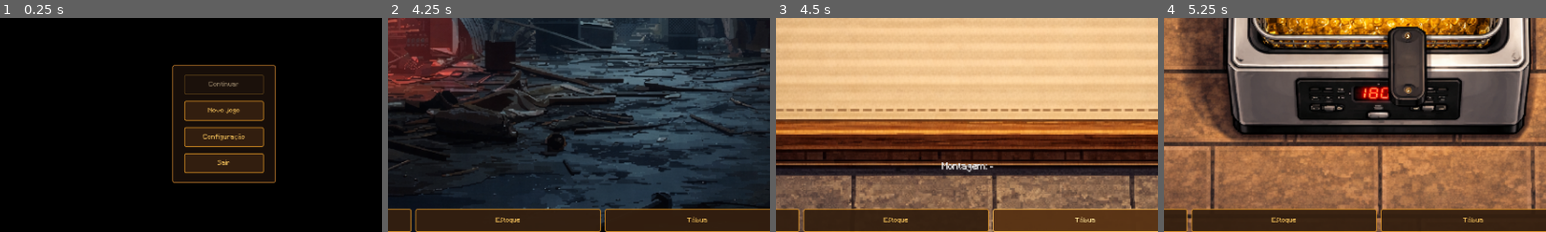
Above: before the commit, frames 1-4 (left to right).
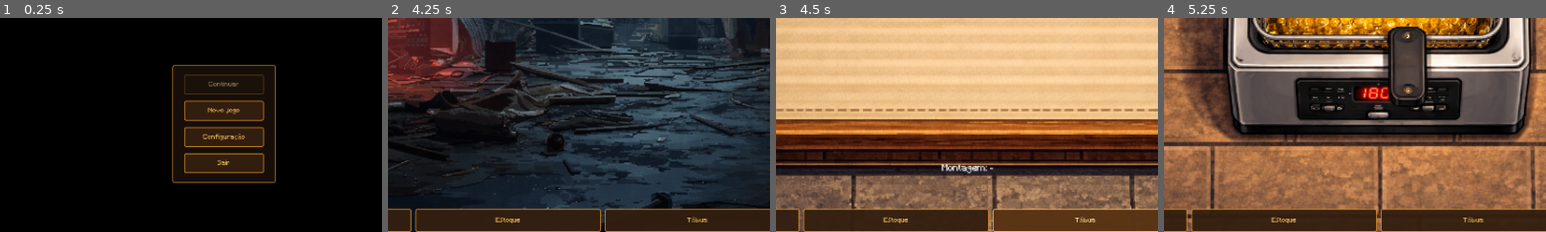
Above: after the commit, the same moments.

Repository: JoaoChi/SuxiiGodotGame
Game: Godot game, scene res://scenes/main_menu.tscn
Two runs of this game, one before a commit and one after it. Both use one fixed random seed, a clock stepped at 60 frames per second and the inputs below. Video files are missing from this copy of the repository; at most half a second of black plays in their place.
Inputs:
- Up to frame 1 (0.25 s): no input
- Up to frame 2 (4.25 s): click "Novo jogo" at 0.5 s; click "Balcão" at 1.25 s; click "Estoque" at 2 s; click "Tábua de corte (+5 arroz, sal…" at 2.75 s; click "Pacote de Arroz ($5)" at 3.5 s
- Up to frame 3 (4.5 s): click "Tábua" at 4.25 s
- Up to frame 4 (5.25 s): click "Fritura" at 5 s
The pictures show only the part of the screen within x 22-72%, y 50-100%; the shares and areas given below are measured in that part.

Frames 1-2 are identical in both runs. In frame 3, 0.3% of the frame differs, in the area x 43-57%, y 67-73%; in frame 4, nothing differs.

Commit message:
Feedback pós-entrega no balcão, pausa maior e ordem Entregar/Lixeira na Tábua
Made-with: Cursor

Diff:
--- a/scripts/game.gd
+++ b/scripts/game.gd
@@ -28,6 +28,8 @@
 const COLUNA_PRINCIPAL_OFFSET_DIR := -136.0
 const COLUNA_PRINCIPAL_OFFSET_TOP := 96.0
 const COLUNA_PRINCIPAL_OFFSET_BOT := -148.0
+## Tempo no balcão para ler o feedback do cliente antes do próximo pedido (entrega / tempo esgotado).
+const SEGUNDOS_PAUSA_FEEDBACK_PEDIDO := 6.0
 
 @onready var label_hud: Label = $HUDSuperior/HBoxHUD/PainelHUDDinheiro/LabelHUDUX
 @onready var label_status: Label = $HUDSuperior/HBoxHUD/LabelStatusUX
@@ -398,8 +400,13 @@
 	vbox_mont.add_child(lab_mont)
 	_labels_lista_ingredientes.append(lab_mont)
 
-	if is_instance_valid(btn_entregar):
-		btn_entregar.reparent(vbox_mont)
+	# Descarte (lixeira) em cima, entrega em baixo — ordem invertida em relação ao layout antigo.
+	var btn_lixeira_n: Node = vbox_legacy.get_node_or_null("BtnLixeira")
+	if is_instance_valid(btn_lixeira_n):
+		btn_lixeira_n.reparent(vbox_mont)
+		if btn_lixeira_n is Button:
+			(btn_lixeira_n as Button).mouse_filter = Control.MOUSE_FILTER_STOP
+		_envolver_lixeira_rodape_montagem(vbox_mont)
 	# Espaço flexível *acima* do texto de montagem: empurra o feedback para baixo (abaixo da área dos sushis).
 	if is_instance_valid(spacer_bancada):
 		spacer_bancada.reparent(vbox_mont)
@@ -408,12 +415,8 @@
 	var label_montagem_n: Node = vbox_legacy.get_node_or_null("LabelMontagemAtual")
 	if is_instance_valid(label_montagem_n):
 		label_montagem_n.reparent(vbox_mont)
-	var btn_lixeira_n: Node = vbox_legacy.get_node_or_null("BtnLixeira")
-	if is_instance_valid(btn_lixeira_n):
-		btn_lixeira_n.reparent(vbox_mont)
-		if btn_lixeira_n is Button:
-			(btn_lixeira_n as Button).mouse_filter = Control.MOUSE_FILTER_STOP
-		_envolver_lixeira_rodape_montagem(vbox_mont)
+	if is_instance_valid(btn_entregar):
+		btn_entregar.reparent(vbox_mont)
 
 	var fundo_fritura := TextureRect.new()
 	fundo_fritura.name = "FundoFrituraEstacao"
@@ -1540,11 +1543,11 @@
 func _on_pedido_entregue(sucesso: bool, dinheiro: float, estrelas: float) -> void:
 	if _jogo_finalizado:
 		return
+	mudar_estacao(ESTACAO_ATENDIMENTO)
 	_gerar_feedback_visual(sucesso)
 	_entrega_em_andamento = false
 	_atualizar_texto_lista_ingredientes_pedido("", false)
 	_definir_instrucao_balcao("", false)
-	_limpar_textura_cliente_sprite()
 
 	if sucesso:
 		label_status.text = "Pedido entregue! Ganhou R$ %.2f" % dinheiro
@@ -1557,14 +1560,17 @@
 	_limpar_pilha_visual()
 	_atualizar_visibilidade_controles_turno()
 	_persistir_save()
-	get_tree().create_timer(2.0).timeout.connect(order_manager.gerar_novo_pedido)
+	get_tree().create_timer(SEGUNDOS_PAUSA_FEEDBACK_PEDIDO).timeout.connect(func() -> void:
+		_limpar_textura_cliente_sprite()
+		order_manager.gerar_novo_pedido()
+	)
 
 func _on_tempo_esgotado() -> void:
 	if _jogo_finalizado:
 		return
+	mudar_estacao(ESTACAO_ATENDIMENTO)
 	_atualizar_texto_lista_ingredientes_pedido("", false)
 	_definir_instrucao_balcao("", false)
-	_limpar_textura_cliente_sprite()
 
 	label_status.text = "Tempo esgotado!"
 	label_dialogo.text = "[%s]: Cansei de esperar. Vou comer no Jôw!" % order_manager.cliente_atual.nome
@@ -1573,7 +1579,10 @@
 	_limpar_pilha_visual()
 	_atualizar_visibilidade_controles_turno()
 	_persistir_save()
-	get_tree().create_timer(2.0).timeout.connect(order_manager.gerar_novo_pedido)
+	get_tree().create_timer(SEGUNDOS_PAUSA_FEEDBACK_PEDIDO).timeout.connect(func() -> void:
+		_limpar_textura_cliente_sprite()
+		order_manager.gerar_novo_pedido()
+	)
 
 func _on_expediente_encerrado() -> void:
 	if _jogo_finalizado:
